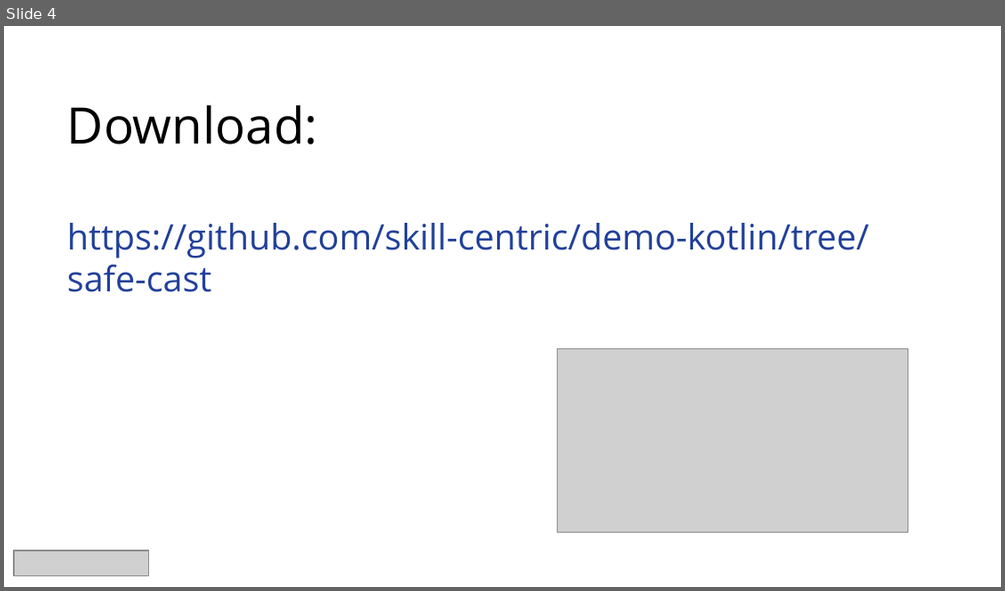
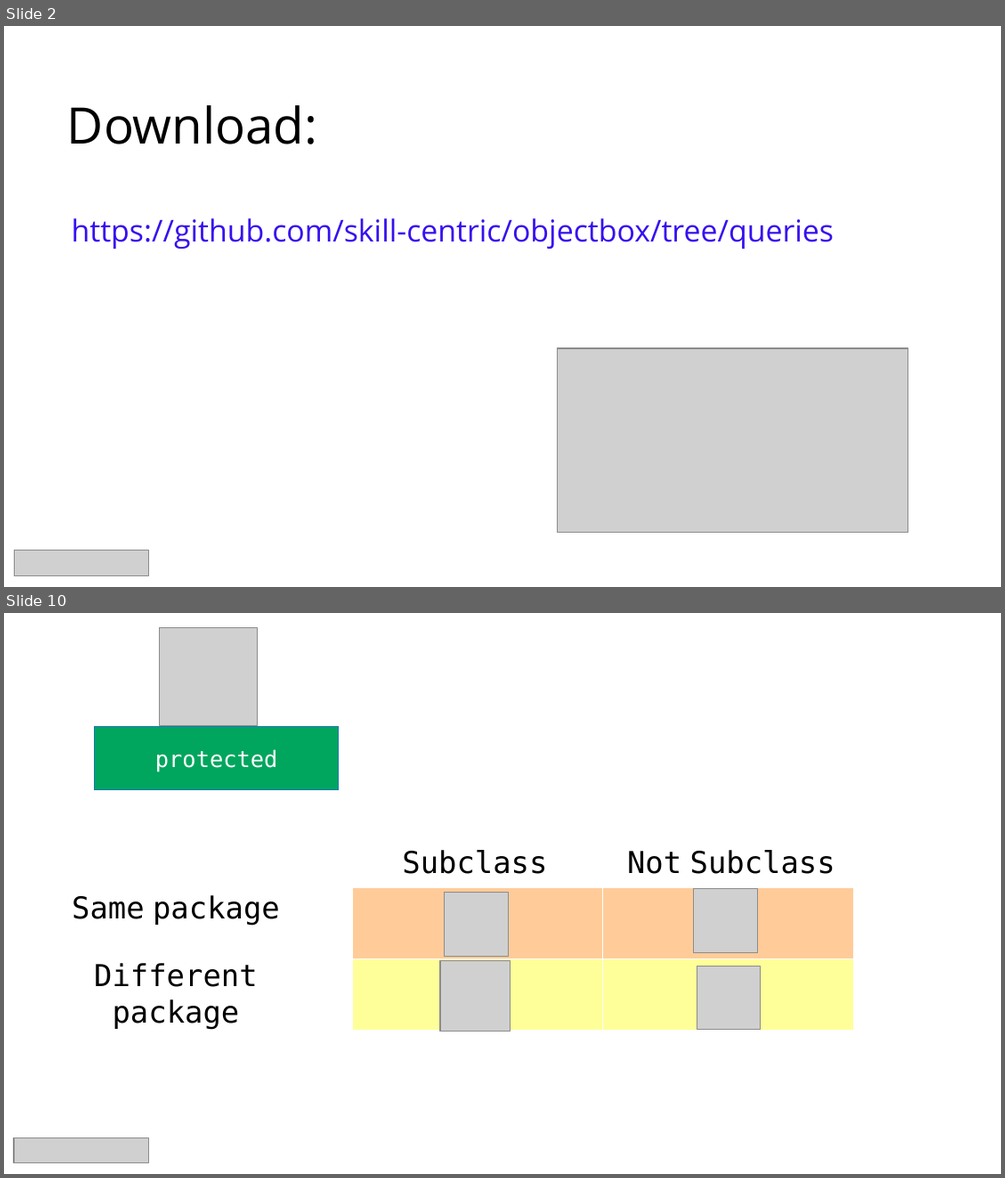
Before and after one commit to skill-centric/utils, a slide deck: src/main/resources/slide-template.pptx. Shown one above the other, each under a label of ours: slide 4 before the commit, slides 2 and 10 after it; the slides between them are not shown. The pictures are 1005x591 and 1005x1178 pixels, drawn with LibreOffice and Linux fonts; fonts in the diff are those of the drawing; grey boxes stand for pictures. Boxes give left, top, right and bottom in pixels: in the first picture for what was removed or moved away, otherwise in the second. Text is boxed around its words. In the diff, an @@ line names an element or a change of style, - is before the commit and + after.

```diff
--- a/src/main/resources/slide-template.pptx
+++ b/src/main/resources/slide-template.pptx
@@ slide 10 added at (4,613,1001,1174), background #FFFFFF @@
@@ picture added at (160,627,258,725) @@
@@ rectangle added at (95,727,339,790), fill #00A65D, outline #1B75BC 0.75 pt, 18 pt, text #FFFFFF @@
+protected
@@ text added at (402,850,547,874), 24 pt, text #000000 @@
+Subclass
@@ text added at (627,850,835,874), 24 pt, text #000000 @@
+Not Subclass
@@ text added at (72,895,280,925), 24 pt, text #000000 @@
+Same package
@@ table added at (351,888,854,1030), 2 rows, 2 columns @@
+ | 
+ | 
@@ picture added at (445,892,509,957) @@
@@ picture added at (693,889,758,953) @@
@@ text added at (94,963,257,1029), 24 pt, text #000000 @@
+Different package
@@ picture added at (440,961,510,1031) @@
@@ picture added at (697,965,760,1030) @@
@@ picture added at (14,1137,149,1163) @@
@@ what was slide 4 is now slide 2 @@
@@ slide 2 changed as well @@
@@ text at (72,218,833,248): text changed; size 28 to 24 pt; text colour #21409A to #370FF0 @@
-Download:
-https://github.com/skill-centric/demo-kotlin/tree/safe-cast
+https://github.com/skill-centric/objectbox/tree/queries
```
Also in this commit, not shown: 2 other slides changed, 10 other slides added, 1 slide removed.
